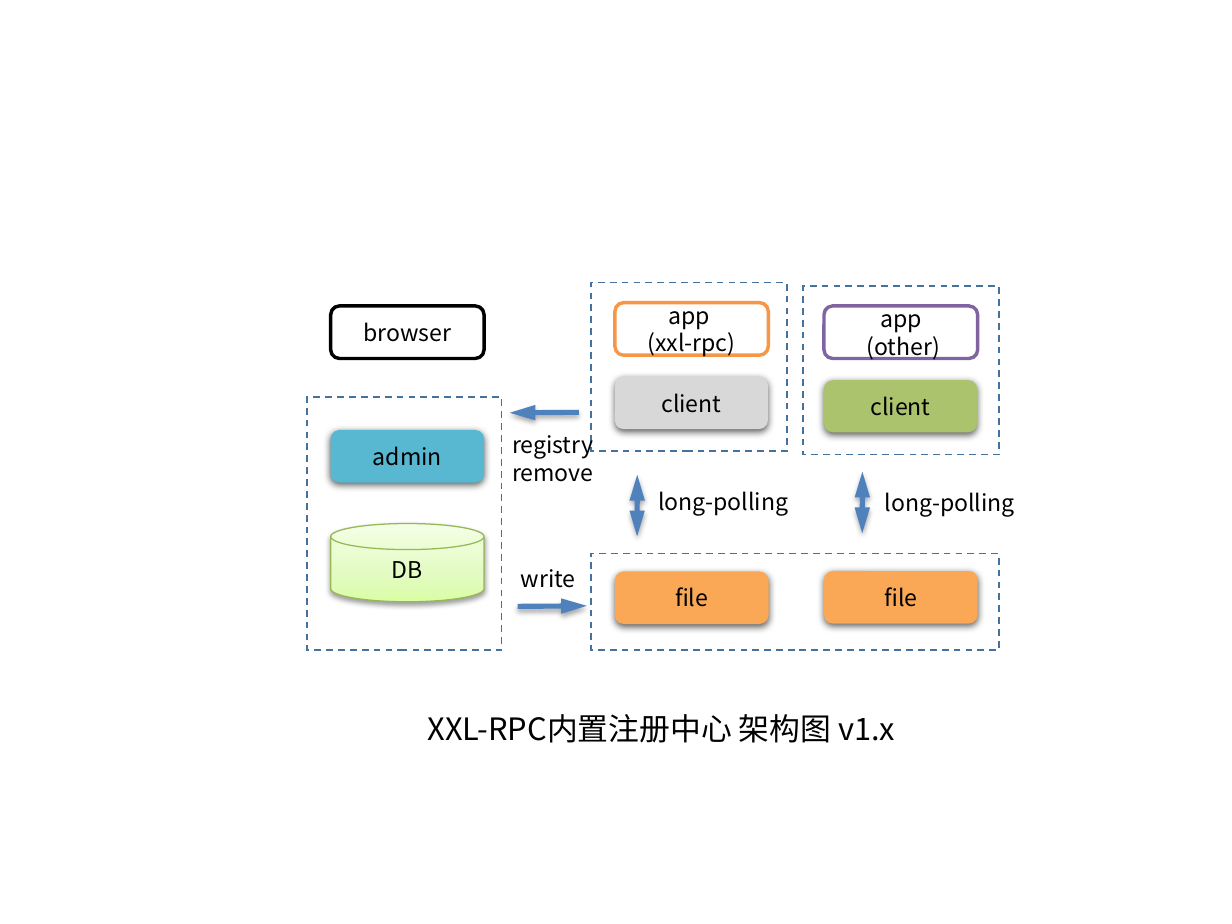
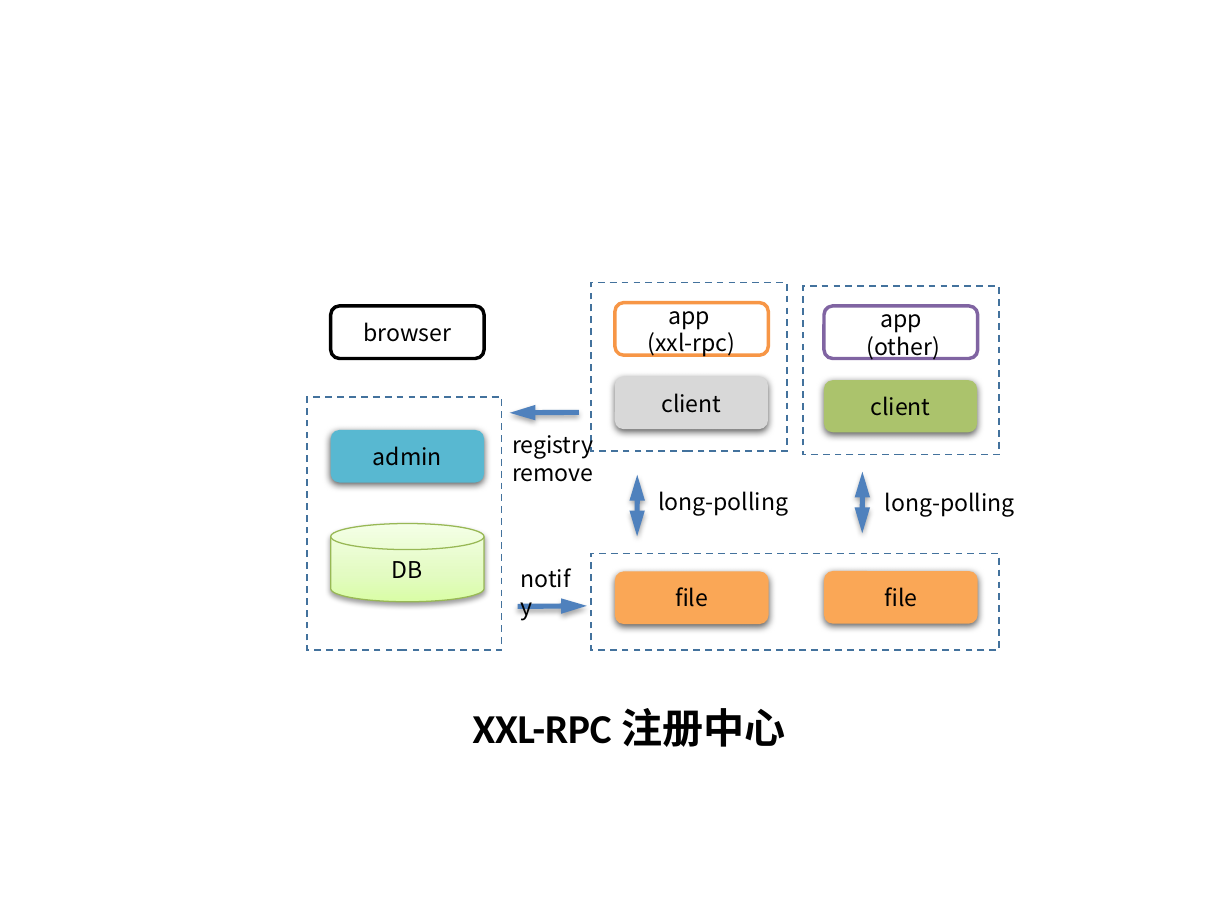
Before and after one commit to xuxueli/xxl-rpc, a slide deck: slide 2 of doc/XXL-RPC架构图.pptx (slide 4 before the commit). Drawn at 1232x924 pixels with LibreOffice and Linux fonts; fonts in the diff are those of the drawing. Boxes give left, top, right and bottom in pixels: in the first picture for what was removed or moved away, otherwise in the second. Text is boxed around its words. In the diff, an @@ line names an element or a change of style, - is before the commit and + after.

```diff
--- a/doc/XXL-RPC架构图.pptx
+++ b/doc/XXL-RPC架构图.pptx
@@ text at box(521, 569, 576, 588): text changed @@
-write
+notify
@@ text removed at box(428, 714, 895, 743) @@
-XXL-RPC内置注册中心 架构图 v1.x
@@ text added at box(473, 708, 785, 747), 24 pt, text #000000, bold @@
+XXL-RPC 注册中心
```
Also in this commit, not shown: 1 other slide changed, 2 slides removed.
